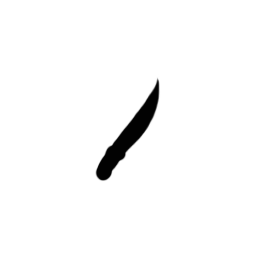
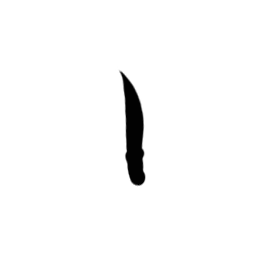
Comparing the layer stacks of the two 256x256 images. Changes:
painted on "Layer 1" over [95, 69, 160, 187]
